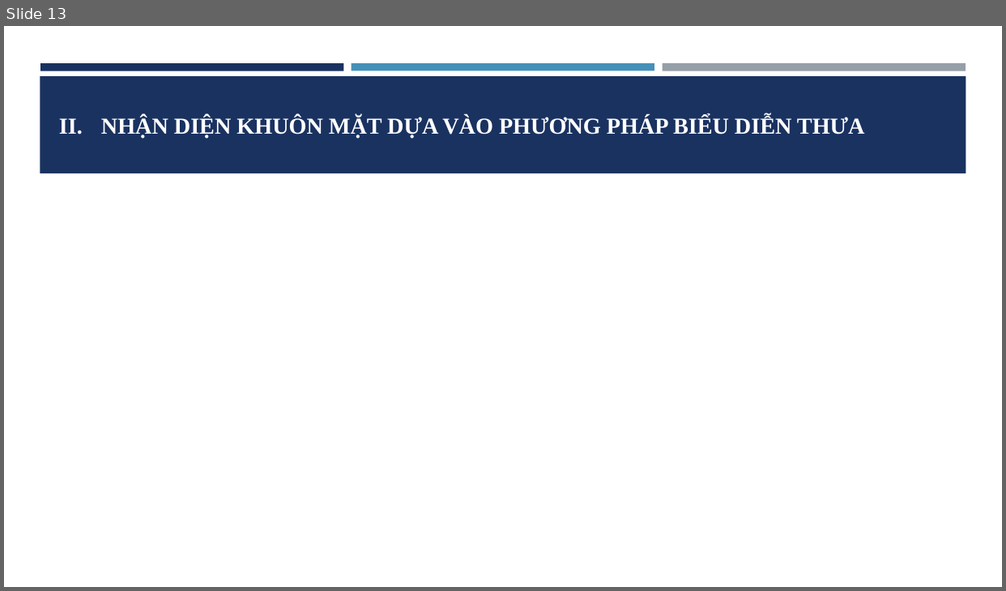
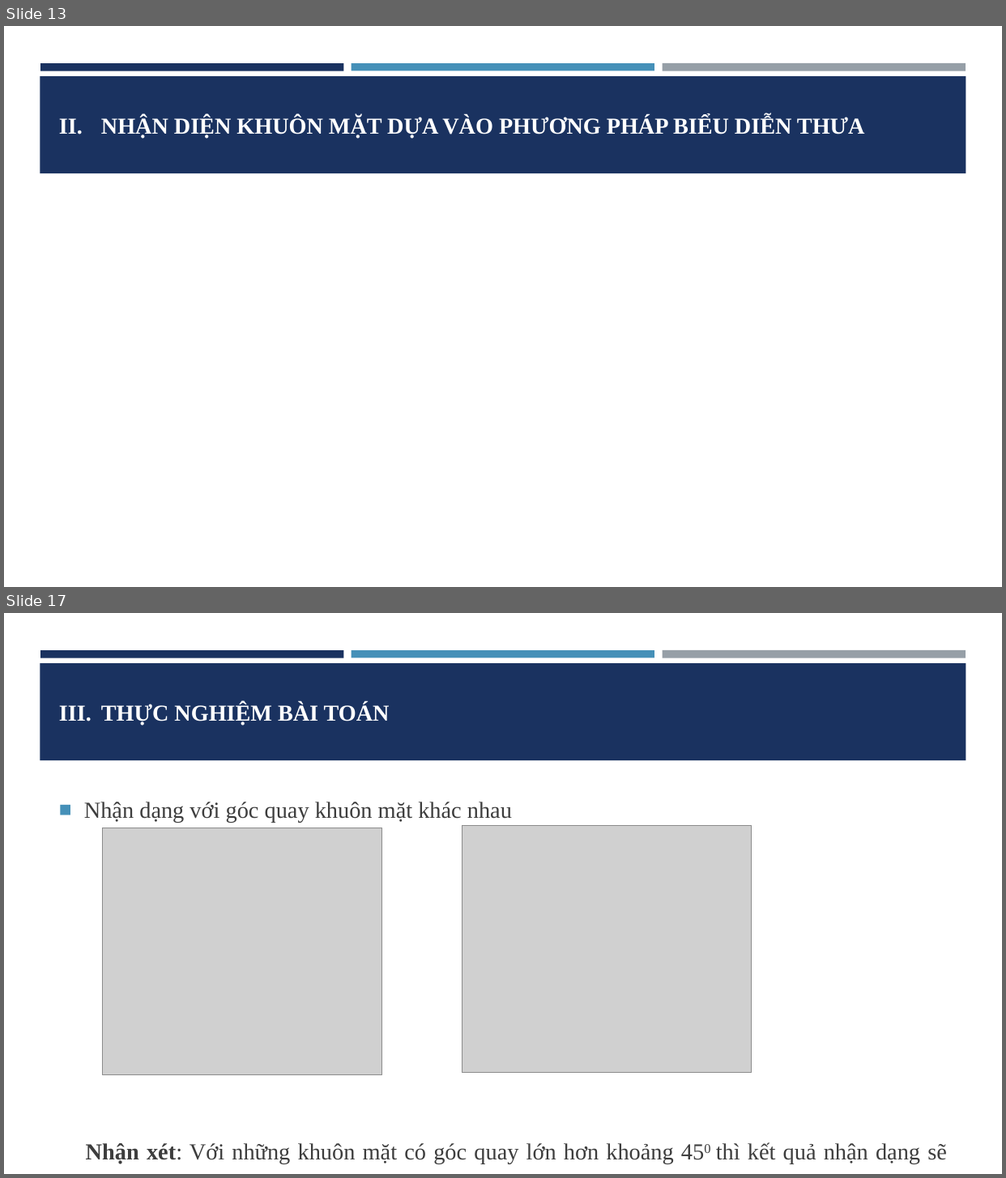
Before and after one commit to khactoan/Face-recognition-tool, a slide deck: Documents/Sparse representation-DangKhacToan.pptx. Shown one above the other, each under a label of ours: slide 13 before the commit, slides 13 and 17 after it; the slides between them are not shown. The pictures are 1006x591 and 1006x1178 pixels, drawn with LibreOffice and Linux fonts; fonts in the diff are those of the drawing; grey boxes stand for pictures. Boxes give left, top, right and bottom in pixels: in the first picture for what was removed or moved away, otherwise in the second. Text is boxed around its words. In the diff, an @@ line names an element or a change of style, - is before the commit and + after.

```diff
--- a/Documents/Sparse representation-DangKhacToan.pptx
+++ b/Documents/Sparse representation-DangKhacToan.pptx
@@ slide 17 added at box(4, 613, 1002, 1174), background #FFFFFF; not listed: 4 template elements that a slide beside it also shows @@
@@ title added at box(101, 703, 390, 725), 22 pt, text #FFFFFF, bold @@
+III. THỰC NGHIỆM BÀI TOÁN
@@ text added at box(84, 802, 947, 1164), 22.1 pt, text #3D3D3D @@
+■ Nhận dạng với góc quay khuôn mặt khác nhau
+  Nhận xét: Với những khuôn mặt có góc quay lớn hơn khoảng 450 thì kết quả nhận dạng sẽ không chính xác
@@ picture added at box(102, 828, 382, 1075) @@
@@ picture added at box(462, 825, 751, 1072) @@
```
Also in this commit, not shown: 3 slides changed, 5 other slides added, 1 slide removed.
